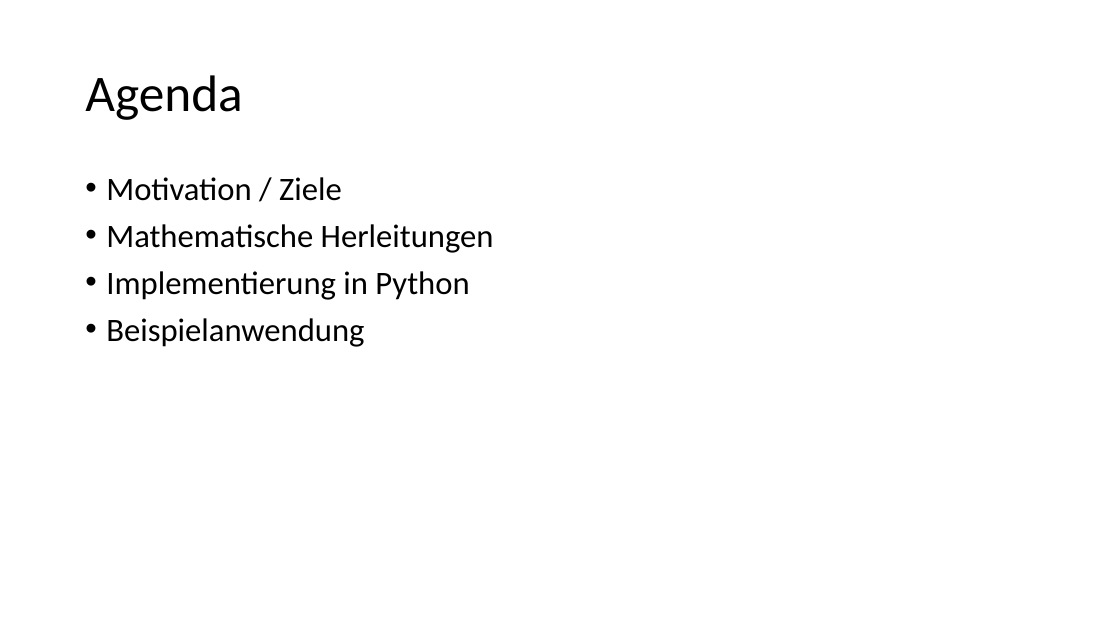
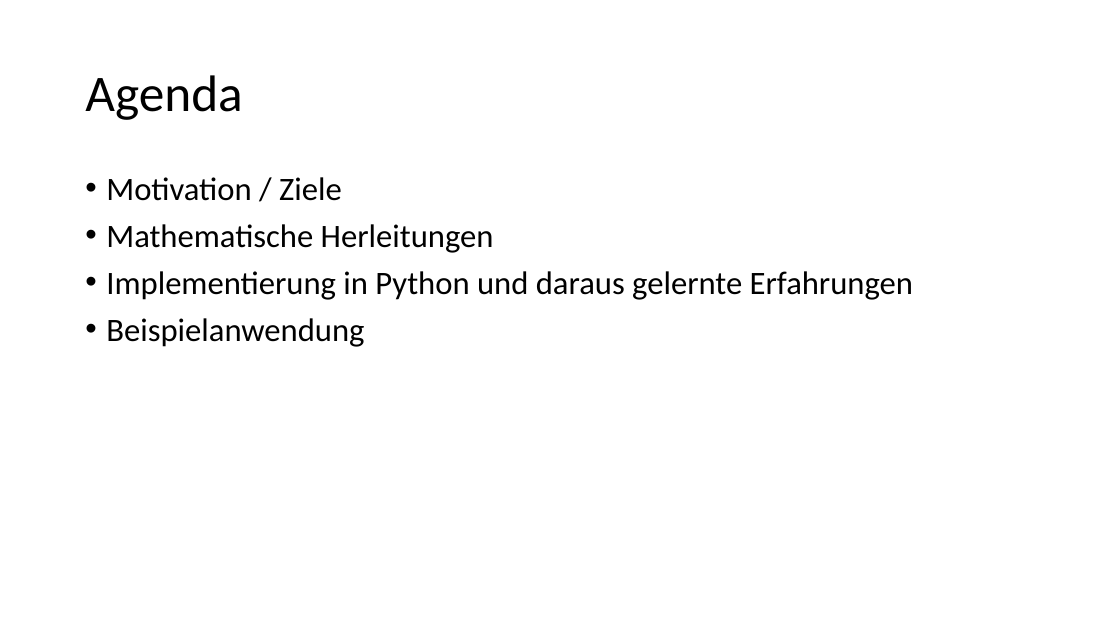
Before and after one commit to kevinsuedmersen/neural_networks_from_scratch, a slide deck: slide 2 of theory/result_presentation.pptx. Drawn at 1120x630 pixels with LibreOffice and Linux fonts; fonts in the diff are those of the drawing. Boxes give left, top, right and bottom in pixels: in the first picture for what was removed or moved away, otherwise in the second. Text is boxed around its words. In the diff, an @@ line names an element or a change of style, - is before the commit and + after.

```diff
--- a/theory/result_presentation.pptx
+++ b/theory/result_presentation.pptx
@@ text at (106, 271, 913, 300): text changed @@
-• Implementierung in Python
+• Implementierung in Python und daraus gelernte Erfahrungen
```
Also in this commit, not shown: 3 other slides changed.
